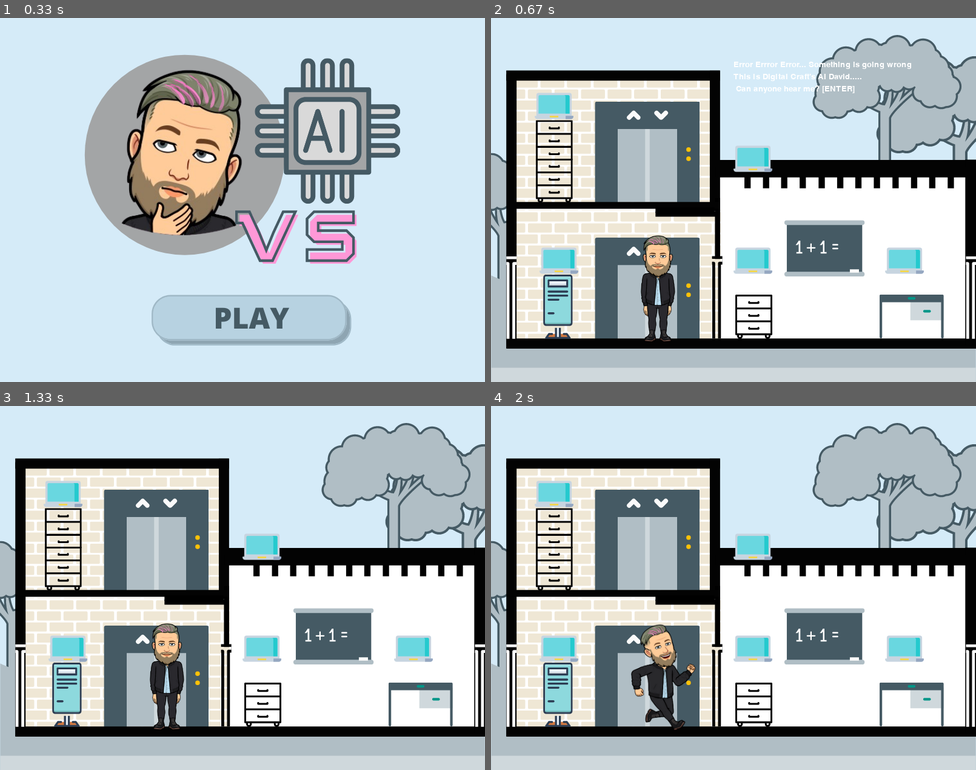
Above: before the commit, frames 1-4 (two rows, left to right).
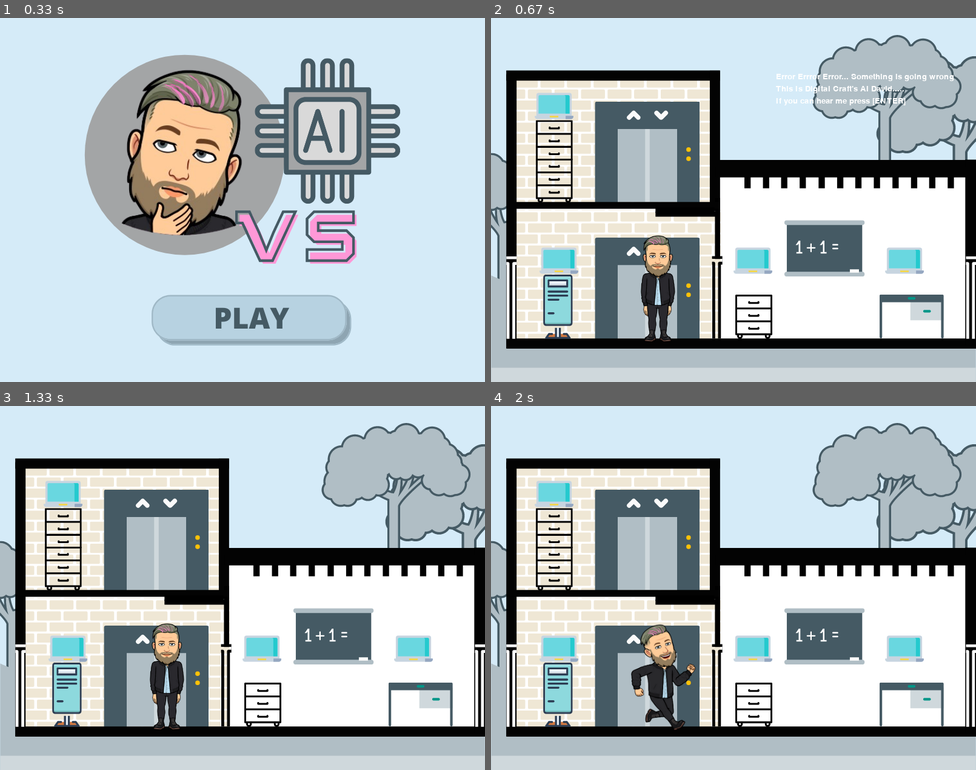
Above: after the commit, the same moments.

Repository: ericschorling/python_project
Game: pygame game, started from player_animation.py
The game is run twice, just before and just after one commit, with the same random seed, the same clock (stepped at 60 frames per second) and the same inputs.
Inputs:
- Up to frame 1 (0.33 s): no input
- Up to frame 2 (0.67 s): tap Enter at 0.33 s
- Up to frame 3 (1.33 s): tap Enter at 0.67, 1.2 s
- Up to frame 4 (2 s): hold Right from 1.97 s (still down)

Frame 1 is identical in both runs. In frame 2, 1.4% of the frame differs, in the area x 50-96%, y 12-43%; in frame 3, 0.5%; in frame 4, 0.5%.

Commit message:
updated new questions and game mechanics

Diff:
--- a/player_animation.py
+++ b/player_animation.py
@@ -22,7 +22,7 @@
 #Create the screen W,H
 screen = pygame.display.set_mode((800,600))
 screenImg = pygame.image.load("Game_Board.png").convert()
-narration_box = Message_Box(20, 400, 50 )
+narration_box = Message_Box(20, 470, 70 )
 #Background
 # background = pygame.image.load('bg.jpg')
 #Title and Icon
@@ -90,7 +90,7 @@
 
 #Game Loop
 running = True
-end_game = True
+end_game = False
 game_over = False
 first_run = True
 flag = 0 #DON"T EVER CHANGE THIS
@@ -298,7 +298,7 @@
                 user_input = ask(screen, "")
                 if user_input == questions_array[x][questions].answer:
                     screen.blit(pygame.image.load('computer_screen.png'),(0,0))
-                    message_display(["Woot Woot"])
+                    #message_display(["Woot Woot"])
                     break
             screen.blit(pygame.image.load('computer_screen.png'),(0,0))
         screen.blit(pygame.image.load('computer_screen.png'),(0,0))
@@ -327,7 +327,9 @@
         player(playerX,playerY)
         if first_run:
             #narration_box.display_background(BLACK_BACKGROUND,300,100)
-            narration_box.message_display(["Error Errror Error... Something is going wrong", "This is Digital Craft's AI David....."," Can anyone hear me? [ENTER]"])
+            narration_box.message_display(["Error Errror Error... Something is going wrong", "This is Digital Craft's AI David.....","If you can hear me press [ENTER]"])
+            pause_get_key()
+            narration_box.message_display(["I am currently under attack by an enemy AI.","Four of my databases have been compromised.","Proceed to upstairs to fix the first computer"])
             pause_get_key()
             first_run = False
     pygame.display.update()
--- a/python_project_main.py
+++ b/python_project_main.py
@@ -27,8 +27,6 @@
 # secret_ans_array = []
 
 pygame.init()
-
-
 
 ##Pygame functions and Constants
 # Screen Constants
@@ -84,45 +82,11 @@
             self.rect.bottom = SCREEN_HEIGHT
 #Creates the player person
 #player constants
-playerImg = pygame.image.load('hero.png')
-playerX = 370
-playerY = 480
-playerX_change = 0
-playerY_change = 0
-#player function
-#redundant?
-# def player(x,y):
-#     screen.blit(playerImg,(x,y))
-#create and place computers on screen
-# def player_move(pyx, pyy, pyx_change, pyy_change):
-#     pyx += pyx_change
-#     pyy += pyy_change
-#     if pyx <= 0:
-#         pyx = 0#these are bondaries
-#     elif pyx >= 736:#Subtract 800-64, 64 is size of our hero, 800 is our window
-#         pyx = 736
-#     if pyy <= 0:
-#         pyy = 0#these are bondaries
-#     elif pyy >= 536:
-#         pyy = 536
-#     screen.blit(playerImg, (pyx, pyy))
-
-# def computer():
-#     computerImg = pygame.image.load('laptop.png')
-#     screen.blit(computerImg,(100,100))
-#     screen.blit(computerImg,(400,400))
-#     screen.blit(computerImg,(100,400))
-#     screen.blit(computerImg,(400,100))
-#     screen.blit(computerImg,(700,100))
-#     screen.blit(computerImg,(700,400))
-
-#Displays messages
-#passed in as an array of strings
-##Add in message class to better collect and display messages.
-#Class defines methods that allow for display and getting text
-#also include interactino like pause key
-#can take or be initialized with coordinates***
-#Takes information about the text box
+# playerImg = pygame.image.load('hero.png')
+# playerX = 370
+# playerY = 480
+# playerX_change = 0
+# playerY_change = 0
 
 class Message_Box():
     def __init__(self, font_size, x_cord, y_cord):
@@ -142,6 +106,7 @@
         for line in question1:
             self.display_text(screen,line, self.x_cord, (self.y_cord + x)  )
             x += self.font_size
+
     def display_text(self,screen, message,x_cord, y_cord):
         fontobject = pygame.font.Font(None, self.font_size)
         #displays transparent unless display_background is called
@@ -324,10 +289,14 @@
     ]
 
     #level 2 question initialization
-    boolean_q_1 = Question(("if x = 100","    print(\"password\")","else:",    "print(\"you fail\")"), "if x == 100;", LVL_2_PROMPT)
-    lvl2_ques_arr = [boolean_q_1]
+    boolean_q_1 = Question(["if x __ 100:","    print(\"code\")","else:",    "print(\"you fail\")"], "==", LVL_2_PROMPT)
+    boolean_q_2 = Question(["if x == 100:","    print(\"code\")","____:",    "print(\"you fail\")"], "else", LVL_2_PROMPT)
+    boolean_q_3 = Question(["if x == 100:","    print(\"code\")","___ x > 100:","    print(\"try again\")","else:",    "print(\"you fail\")"], "elif", LVL_2_PROMPT)
+    boolean_q_4 = Question(["if x == 100:","    print(\"code\")","elif x > 100:","____print(\"try again\")","else:",    "print(\"you fail\")"], "    ", LVL_2_PROMPT)
+    boolean_q_5 = Question(["if AI == 'Evil':","    print(\"foiled\")","elif x > 100:","    print(\"try again\")","else:",    "print(\"you fail\")","AI = Evil"], "foiled", LVL_2_PROMPT)
+    lvl2_ques_arr = [boolean_q_1, boolean_q_2, boolean_q_3, boolean_q_4, boolean_q_5]
     #level 3 question initialization
-    looper_q_1 = Question(("for x in stuff:", "print(stuff[x])", "x += 1"), "line 3", LVL_4_PROMPT)
+    looper_q_1 = Question(["for x in stuff:", "print(stuff[x])", "x += 1"], "line 3", LVL_4_PROMPT)
     lvl3_ques_arr = [looper_q_1]
 
     #Level 4 questions initialized
@@ -335,15 +304,15 @@
     question2 = Question(["def add(num1_ num2):","   return num1 + num2"],",",LVL_4_PROMPT)
     question3 = Question(["\ndef add_num1, num2):","   return num1 + num2"],"[",LVL_4_PROMPT)#won't work
     question4 = Question(["\ndef add(num1, num2_:","   return num1 + num2"],"]",LVL_4_PROMPT)#won't work
-    question5 = Question(("\ndef add(num1, num2)_","  return num1 + num2"),";",LVL_4_PROMPT)#won't work
-    question6 = Question(("\ndef add(num1, num2):"," ____return num1 + num2"),"    ",LVL_4_PROMPT)
-    question7 = Question(("\ndef add(num1, num2)_","  ______ num1 + num2\n"),"return",LVL_4_PROMPT)
-    question8 = Question(("\ndef add(__________):","    return num1 + num2\n"),"num1, num2",LVL_4_PROMPT)
-    question9 = Question(("\ndef add(num1, num2):","    return num1 + num2","sum = ___(1,1)","print(sum)\n"),"add",LVL_4_PROMPT)
+    question5 = Question(["\ndef add(num1, num2)_","  return num1 + num2"],";",LVL_4_PROMPT)#won't work
+    question6 = Question(["\ndef add(num1, num2):"," ____return num1 + num2"],"    ",LVL_4_PROMPT)
+    question7 = Question(["\ndef add(num1, num2)_","  ______ num1 + num2\n"],"return",LVL_4_PROMPT)
+    question8 = Question(["\ndef add(__________):","    return num1 + num2\n"],"num1, num2",LVL_4_PROMPT)
+    question9 = Question(["\ndef add(num1, num2):","    return num1 + num2","sum = ___(1,1)","print(sum)\n"],"add",LVL_4_PROMPT)
     lvl4_ques_arr = [ question1, question2, question3, question4, question5, question6, question7,question8, question9]
 
     #endgame question
-    final_question = Question(("class Warrior(SEAN):","def__init__(****, all_powers)", "super().__init__(your_passion)","****.your_passion = your_passion"),"self","Who can truly be the hero...? ")
+    final_question = Question(["class Warrior(SEAN):","def__init__(****, all_powers)", "super().__init__(your_passion)","****.your_passion = your_passion"],"self","Who can truly be the hero...? ")
     end_game_q = [final_question]
     #Array for all the question arrays
     questions_array=[lvl1_ques_arr, lvl2_ques_arr, lvl3_ques_arr, lvl4_ques_arr, end_game_q]
@@ -354,22 +323,22 @@
 
 
 #display the menu to prompt for the chosen computer / will remove for visual version, player interaction makes this redundant
-def menu_display():
-    while True:
-        menu_number = 4
-        for i in range(menu_number):
-            print(f"Computer {(i+1)}")
-        try:
-            comp_choice=int(input("Which computer would you like to check out? [1-5]"))
-        except:
-            print("Select computers by number")
-        if comp_choice < 6 and comp_choice > 0:
-            return comp_choice - 1
-        elif (comp_choice == 42):
-            print("You've entered the end game!!")
-            return comp_choice
-        else:
-            print("Please select computers 1-5. ")
+# def menu_display():
+#     while True:
+#         menu_number = 4
+#         for i in range(menu_number):
+#             print(f"Computer {(i+1)}")
+#         try:
+#             comp_choice=int(input("Which computer would you like to check out? [1-5]"))
+#         except:
+#             print("Select computers by number")
+#         if comp_choice < 6 and comp_choice > 0:
+#             return comp_choice - 1
+#         elif (comp_choice == 42):
+#             print("You've entered the end game!!")
+#             return comp_choice
+#         else:
+#             print("Please select computers 1-5. ")
 
 def computer_interaction(question_arr, level_arr, computer_num):
     while True:
@@ -388,7 +357,8 @@
             code_entered = ''
             if try_again.lower() != 'y':
                 break
-#Unnecessary?
+
+
 def pause_get_key():
     while True:
         a_key = get_key()
